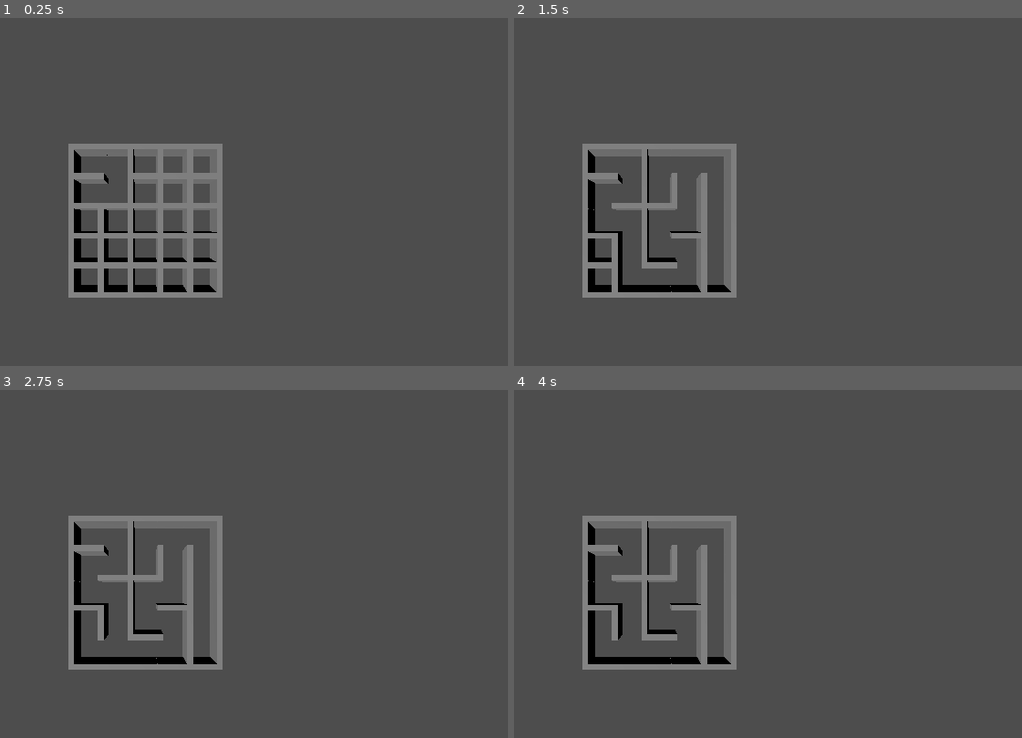
Above: before the commit, frames 1-4 (two rows, left to right).
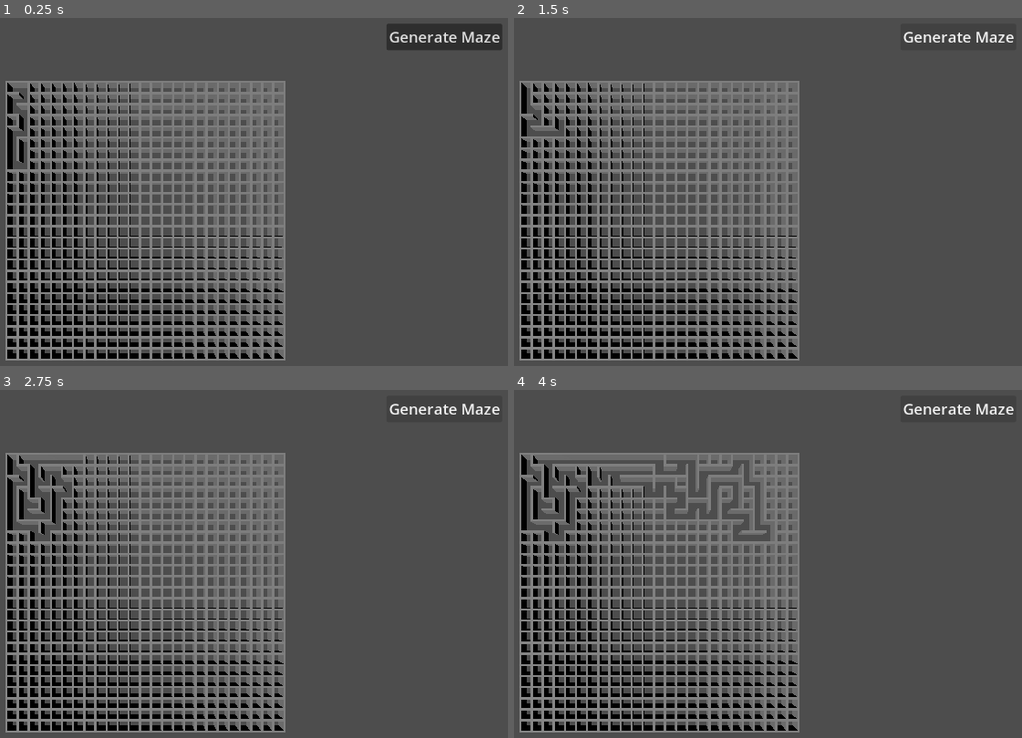
Above: after the commit, the same moments.

Repository: GuiBDBello/godot-maze-generator
Game: Godot game, scene res://scenes/game.tscn
Same seed, same stepped clock (60 frames per second), same inputs: the game is played once before the commit and once after it.
Inputs (mouse positions are in pixels of both pictures, inside the frame that each line leads up to):
- Up to frame 1 (0.25 s): no input
- Up to frame 2 (1.5 s): click (955, 35) at 0.5 s, where only the run after the commit has a clickable "Generate Maze"; click (955, 35) at 1.25 s, where only the run after the commit has a clickable "Generate Maze"
- Up to frame 3 (2.75 s): click (441, 407) at 2 s, where only the run after the commit has a clickable "Generate Maze"
- Up to frame 4 (4 s): no input

The runs differ from the first frame. In frame 1, 33% of the frame differs, in the area x 1-99%, y 1-99%; in frame 2, 32%; in frame 3, 31%; in frame 4, 30%.

Commit message:
Fix camera height and add Generate Maze button

Diff:
--- a/scenes/game.tscn
+++ b/scenes/game.tscn
@@ -1,14 +1,19 @@
-[gd_scene load_steps=3 format=3 uid="uid://b5ptabdfgohvv"]
+[gd_scene load_steps=4 format=3 uid="uid://b5ptabdfgohvv"]
 
 [ext_resource type="Script" path="res://scripts/game.gd" id="1_3hoi0"]
 [ext_resource type="PackedScene" uid="uid://gjtn7bm2cbge" path="res://scenes/maze_generator.tscn" id="1_6mc2g"]
+[ext_resource type="PackedScene" uid="uid://d246y5b0regkx" path="res://scenes/menu.tscn" id="3_yca3g"]
 
 [node name="Game" type="Node"]
 script = ExtResource("1_3hoi0")
 
+[node name="Menu" parent="." instance=ExtResource("3_yca3g")]
+
 [node name="Maze Generator" parent="." instance=ExtResource("1_6mc2g")]
+maze_width = 25
+maze_depth = 25
 
-[node name="Camera3D" type="Camera3D" parent="."]
+[node name="Camera" type="Camera3D" parent="."]
 transform = Transform3D(1, 0, 0, 0, 0, 1, 0, -1, 0, 0, 10, 0)
 
 [node name="DirectionalLight3D" type="DirectionalLight3D" parent="."]
--- /dev/null
+++ b/scenes/menu.tscn
@@ -0,0 +1,36 @@
+[gd_scene load_steps=2 format=3 uid="uid://d246y5b0regkx"]
+
+[ext_resource type="Script" path="res://scripts/menu.gd" id="1_xvbj3"]
+
+[node name="Menu" type="Control"]
+layout_mode = 3
+anchors_preset = 15
+anchor_right = 1.0
+anchor_bottom = 1.0
+grow_horizontal = 2
+grow_vertical = 2
+script = ExtResource("1_xvbj3")
+
+[node name="MarginContainer" type="MarginContainer" parent="."]
+layout_mode = 1
+anchors_preset = 11
+anchor_left = 1.0
+anchor_right = 1.0
+anchor_bottom = 1.0
+offset_left = -149.0
+grow_horizontal = 0
+grow_vertical = 2
+theme_override_constants/margin_left = 12
+theme_override_constants/margin_top = 12
+theme_override_constants/margin_right = 12
+theme_override_constants/margin_bottom = 12
+
+[node name="VBoxContainer" type="VBoxContainer" parent="MarginContainer"]
+layout_mode = 2
+
+[node name="Generate Maze" type="Button" parent="MarginContainer/VBoxContainer"]
+layout_mode = 2
+theme_override_font_sizes/font_size = 24
+text = "Generate Maze"
+
+[connection signal="pressed" from="MarginContainer/VBoxContainer/Generate Maze" to="." method="_on_generate_maze_pressed"]
--- a/scripts/game.gd
+++ b/scripts/game.gd
@@ -1,10 +1,22 @@
 extends Node
 
 @onready var maze_generator = $"Maze Generator"
+@onready var camera = $Camera
+
+var width
+var depth
 
 func _ready():
+	width = maze_generator.maze_width
+	depth = maze_generator.maze_depth
+
+	center_maze_on_screen()
 	calculate_camera_distance()
 
+func center_maze_on_screen():
+	maze_generator.position.x -= width / 2
+	maze_generator.position.z -= depth / 2
+
 func calculate_camera_distance():
-	maze_generator.position.x -= maze_generator.maze_width / 2
-	maze_generator.position.z -= maze_generator.maze_depth / 2
+	var maze_length = width if width > depth else depth
+	camera.position.y = maze_length if maze_length > 10 else 10
--- a/scripts/maze_generator.gd
+++ b/scripts/maze_generator.gd
@@ -3,6 +3,8 @@
 const MAZE_CELL = preload("res://scenes/maze_cell.tscn")
 
 var maze_grid = []
+var generate_slowly = true
+
 @export var maze_width = 5
 @export var maze_depth = 5
 
@@ -22,7 +24,8 @@
 	current_cell.visit()
 	clear_walls(previous_cell, current_cell)
 
-	await get_tree().create_timer(0.05).timeout
+	if generate_slowly:
+		await get_tree().create_timer(0.002).timeout
 
 	var next_cell = get_next_unvisited_cell(current_cell)
 	while next_cell != null:
--- /dev/null
+++ b/scripts/menu.gd
@@ -0,0 +1,5 @@
+extends Control
+
+
+func _on_generate_maze_pressed():
+	get_tree().reload_current_scene()
